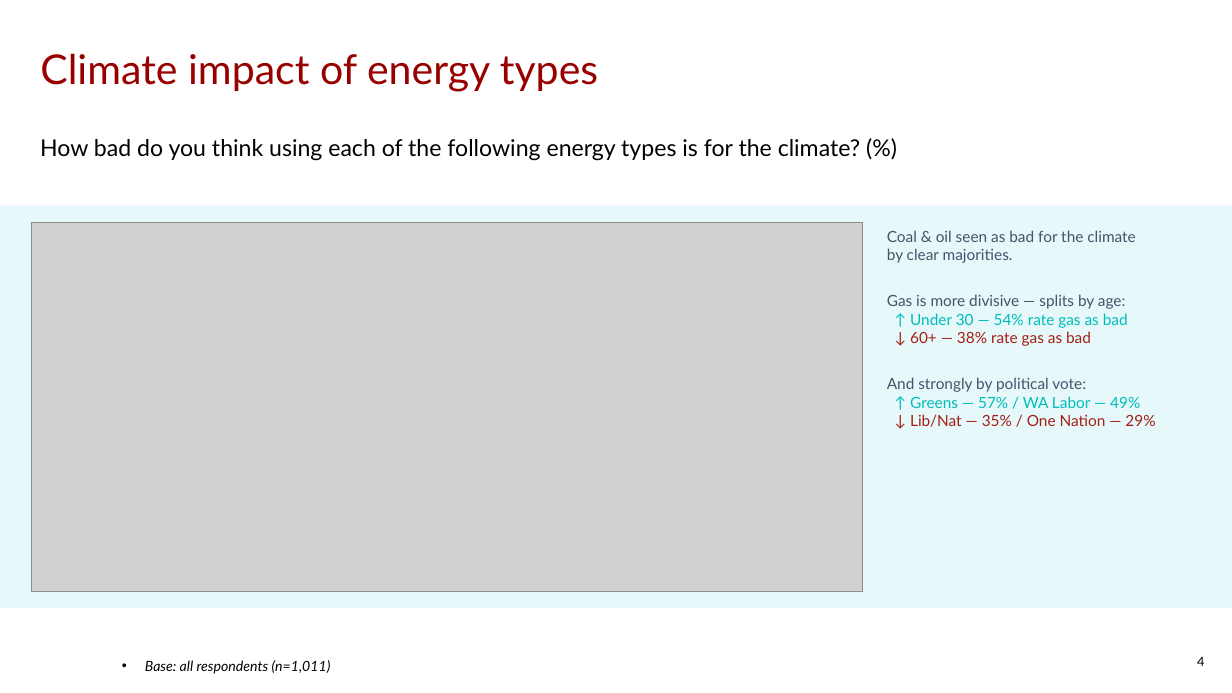
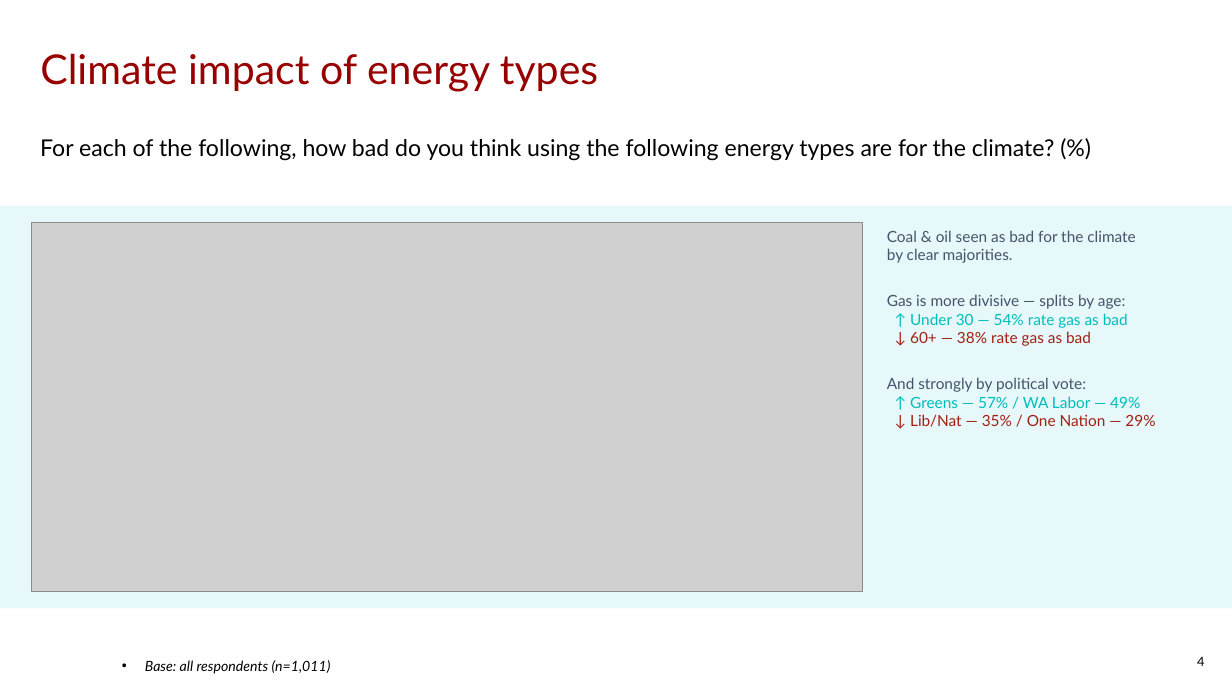
Before and after one commit to ThomasB4242/Test-1, a slide deck: slide 4 of sample_data/wa_energy_output.pptx. Drawn at 1232x693 pixels with LibreOffice and Linux fonts; fonts in the diff are those of the drawing; grey boxes stand for pictures; background and template pictures are left out. Boxes give left, top, right and bottom in pixels: in the first picture for what was removed or moved away, otherwise in the second. Text is boxed around its words. In the diff, an @@ line names an element or a change of style, - is before the commit and + after.

```diff
--- a/sample_data/wa_energy_output.pptx
+++ b/sample_data/wa_energy_output.pptx
@@ text at box(40, 139, 1054, 161): text changed @@
-How bad do you think using each of the following energy types is for the climate? (%)
+For each of the following, how bad do you think using the following energy types are for the climate? (%)
```
Also in this commit, not shown: 2 other slides changed, 2 other files.
